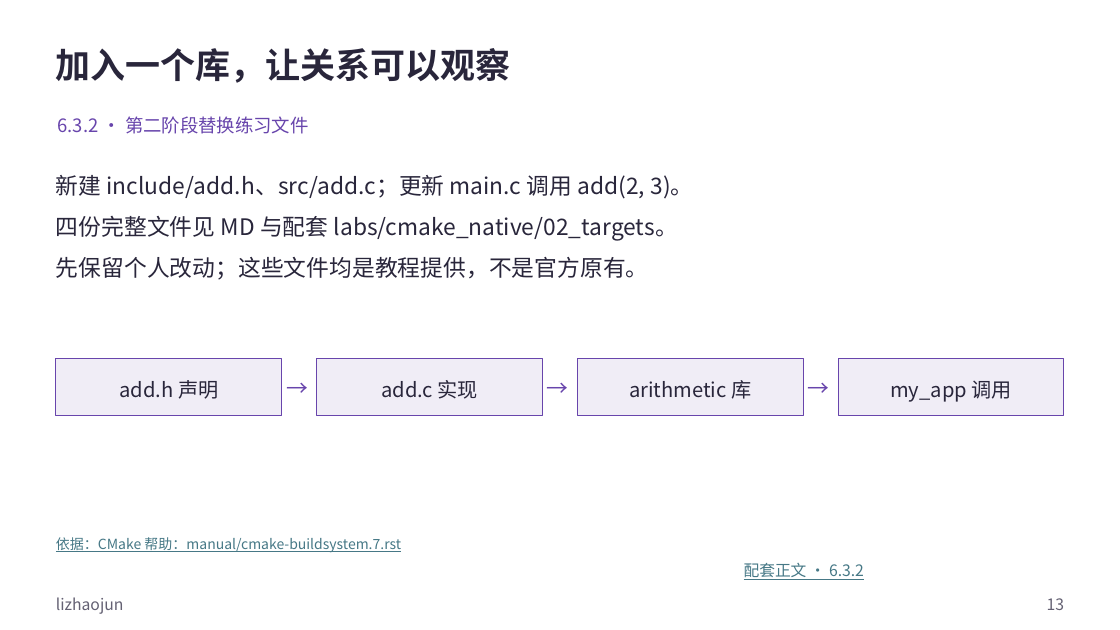
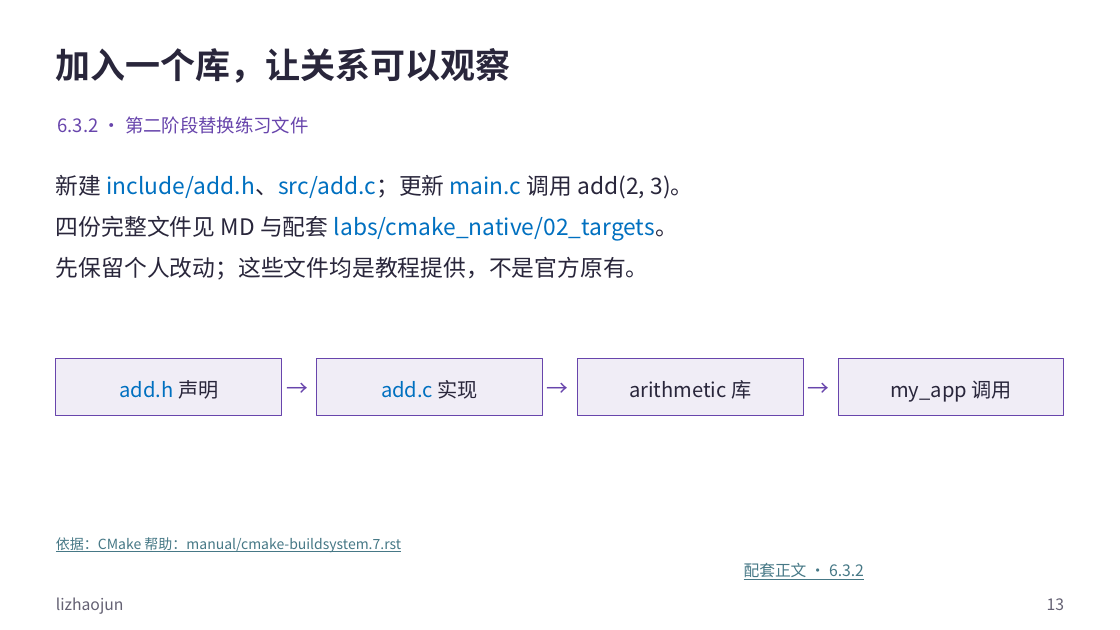
Before and after one commit to FormingSystem/zephyr_hc32f4a0, a slide deck: slide 13 of learning/P01_zephyr_make_project/slides/P006_原生CMake与目标模型_Windows.pptx. Drawn at 1120x630 pixels with LibreOffice and Linux fonts; fonts in the diff are those of the drawing. Boxes give left, top, right and bottom in pixels: in the first picture for what was removed or moved away, otherwise in the second. Text is boxed around its words. In the diff, an @@ line names an element or a change of style, - is before the commit and + after.

Commit message:
content(learning/cmake-native): 统一原生CMake函数与参数展示
- 用一致配色呈现 CMake 函数、使用范围参数和源码目录，保留练习代码与 1.2 倍行距。
- 正式 PPT 与可重建原生源同步，保留封面、媒体、批注和非正文页脚署名。

```diff
--- a/learning/P01_zephyr_make_project/slides/P006_原生CMake与目标模型_Windows.pptx
+++ b/learning/P01_zephyr_make_project/slides/P006_原生CMake与目标模型_Windows.pptx
@@ text at (56,175,693,241): text colour #29263B to #0070C0 in "include/add.h、src/add.c；更新 main.c", "labs/cmake_native/02_targets。" @@
@@ rectangle "add.h 声明" at (56,359,282,416): text colour #29263B to #0070C0 in "add.h" @@
@@ rectangle "add.c 实现" at (317,359,543,416): text colour #29263B to #0070C0 in "add.c" @@
```
Also in this commit, not shown: 19 other slides changed, 21 other files.
